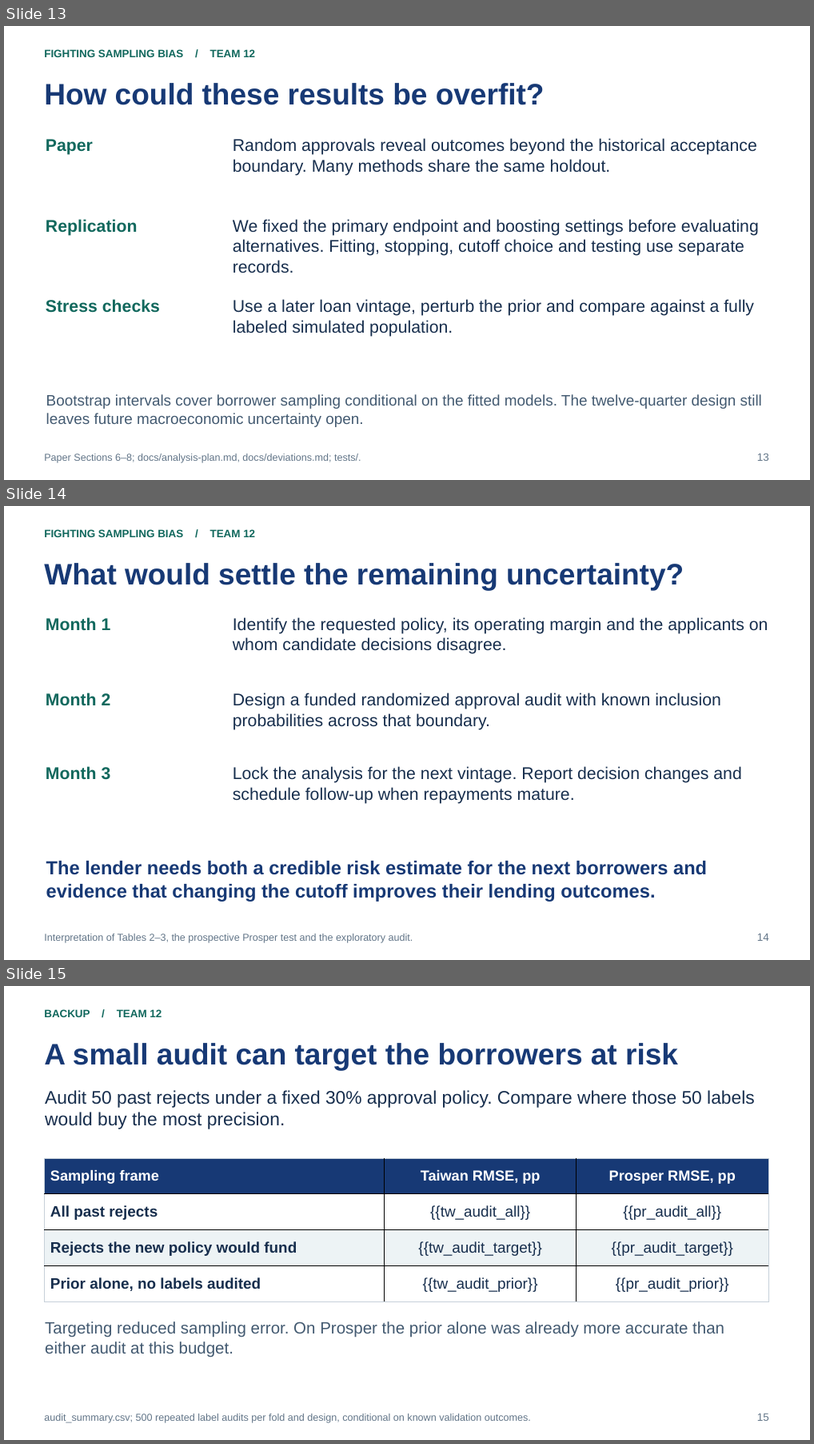
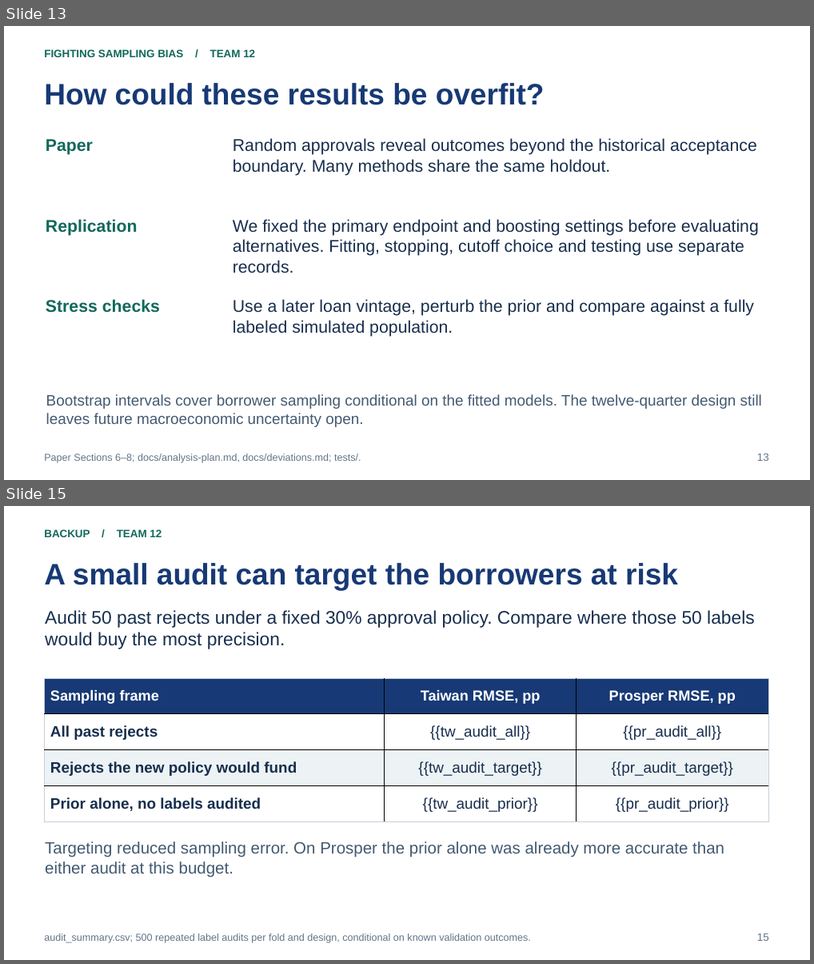
Before and after one commit to bigpurota/paper11, a slide deck: slides/template.pptx. Shown one above the other, each under a label of ours: slides 13, 14 and 15 before the commit, slides 13 and 15 after it; the slides between them are not shown. The pictures are 814x1444 and 814x964 pixels, drawn with LibreOffice and Linux fonts; fonts in the diff are those of the drawing. Boxes give left, top, right and bottom in pixels: in the first picture for what was removed or moved away, otherwise in the second. Text is boxed around its words. In the diff, an @@ line names an element or a change of style, - is before the commit and + after.

Commit message:
Identify which missing repayments can reverse an expansion decision

```diff
--- a/slides/template.pptx
+++ b/slides/template.pptx
@@ slide 14 removed at (4, 506, 810, 960), background #FFFFFF @@
@@ text removed at (44, 529, 255, 537) @@
-FIGHTING SAMPLING BIAS / TEAM 12
@@ text removed at (44, 563, 684, 590) @@
-What would settle the remaining uncertainty?
@@ text removed at (46, 617, 111, 631) @@
-Month 1
@@ text removed at (233, 617, 769, 654) @@
-Identify the requested policy, its operating margin and the applicants on whom candidate decisions disagree.
@@ text removed at (46, 692, 111, 706) @@
-Month 2
@@ text removed at (233, 692, 722, 730) @@
-Design a funded randomized approval audit with known inclusion probabilities across that boundary.
@@ text removed at (46, 766, 111, 780) @@
-Month 3
@@ text removed at (233, 766, 742, 804) @@
-Lock the analysis for the next vintage. Report decision changes and schedule follow-up when repayments mature.
@@ text removed at (46, 860, 707, 901) @@
-The lender needs both a credible risk estimate for the next borrowers and evidence that changing the cutoff improves their lending outcomes.
@@ text removed at (44, 933, 414, 943) @@
-Interpretation of Tables 2–3, the prospective Prosper test and the exploratory audit.
@@ text removed at (758, 933, 770, 940) @@
-14
```
Also in this commit, not shown: 2 slides changed, 4 slides added, 1 other slide removed, 28 other files.
